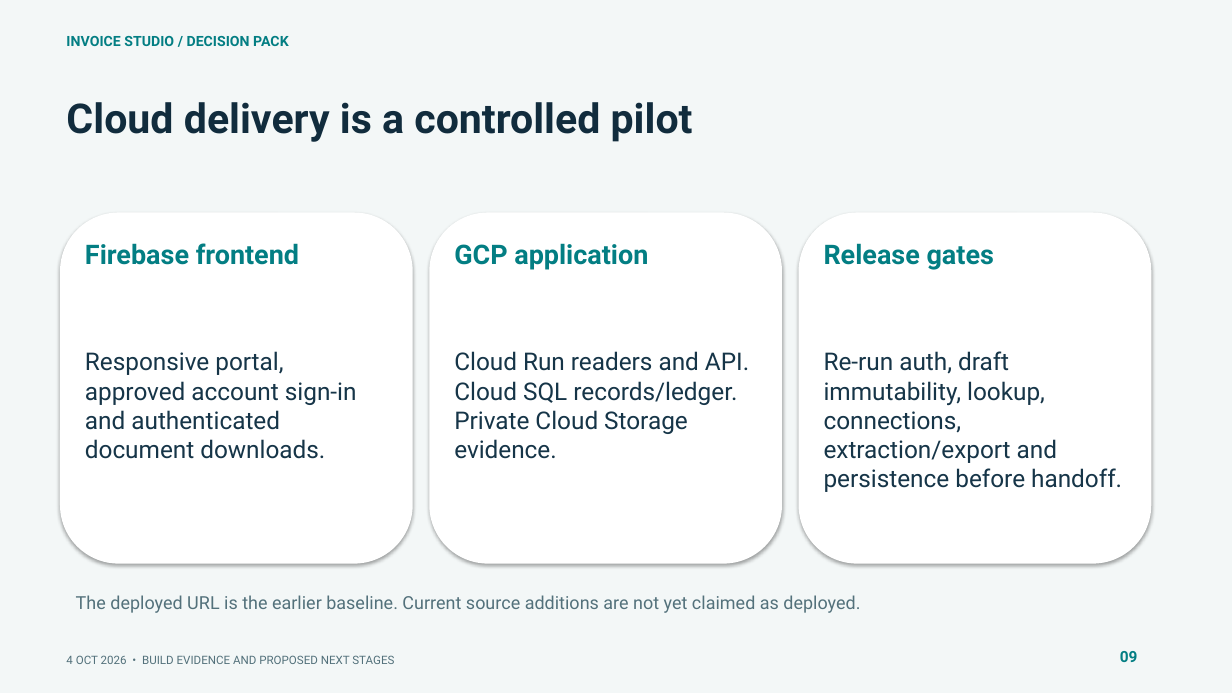
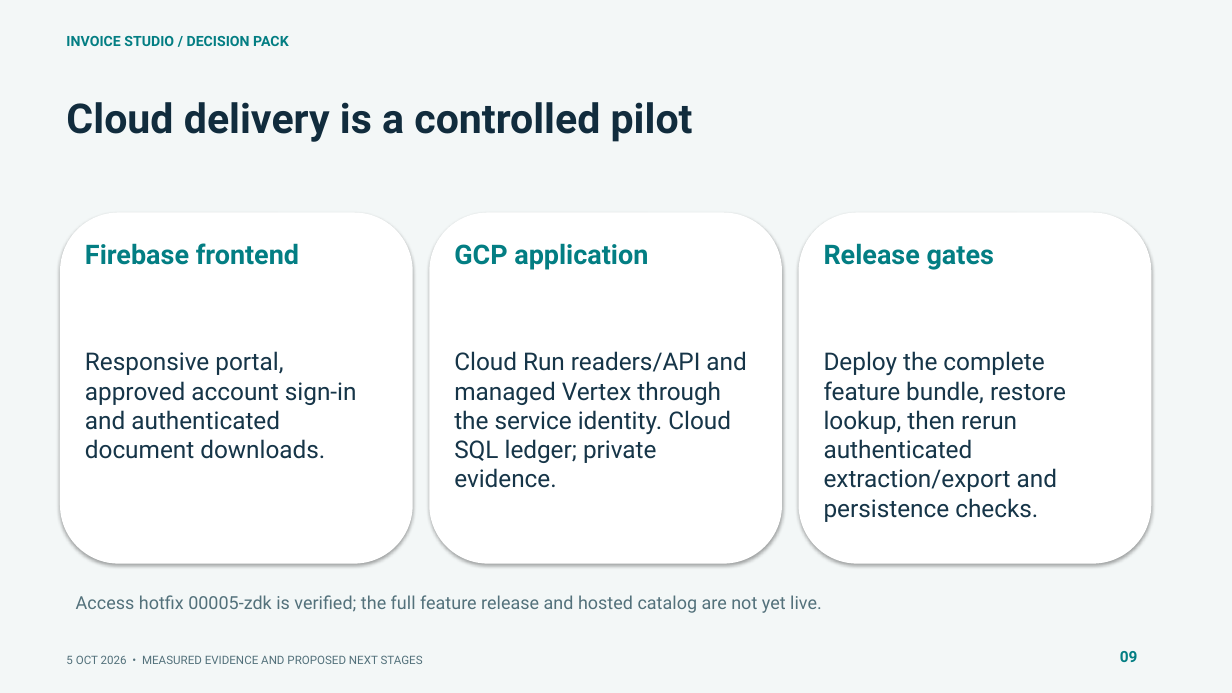
Before and after one commit to muttonkodibiriyani/Inv_studio, a slide deck: slide 9 of docs/delivery/Invoice_Studio_SLT.pptx. Drawn at 1232x693 pixels with LibreOffice and Linux fonts; fonts in the diff are those of the drawing. Boxes give left, top, right and bottom in pixels: in the first picture for what was removed or moved away, otherwise in the second. Text is boxed around its words. In the diff, an @@ line names an element or a change of style, - is before the commit and + after.

Commit message:
Deliver structured OCR, bulk review workbooks, and responsive cloud inbox

```diff
--- a/docs/delivery/Invoice_Studio_SLT.pptx
+++ b/docs/delivery/Invoice_Studio_SLT.pptx
@@ text at (x1=454, y1=351, x2=746, y2=488): text changed @@
-Cloud Run readers and API. Cloud SQL records/ledger. Private Cloud Storage evidence.
+Cloud Run readers/API and managed Vertex through the service identity. Cloud SQL ledger; private evidence.
@@ text at (x1=824, y1=351, x2=1066, y2=522): text changed @@
-Re-run auth, draft immutability, lookup, connections, extraction/export and persistence before handoff.
+Deploy the complete feature bundle, restore lookup, then rerun authenticated extraction/export and persistence checks.
@@ text at (x1=76, y1=595, x2=822, y2=613): text changed @@
-The deployed URL is the earlier baseline. Current source additions are not yet claimed as deployed.
+Access hotfix 00005-zdk is verified; the full feature release and hosted catalog are not yet live.
@@ text at (x1=66, y1=655, x2=423, y2=664): text changed @@
-4 OCT 2026 • BUILD EVIDENCE AND PROPOSED NEXT STAGES
+5 OCT 2026 • MEASURED EVIDENCE AND PROPOSED NEXT STAGES
```
Also in this commit, not shown: 13 other slides changed, 3 slides added, 42 other files.
